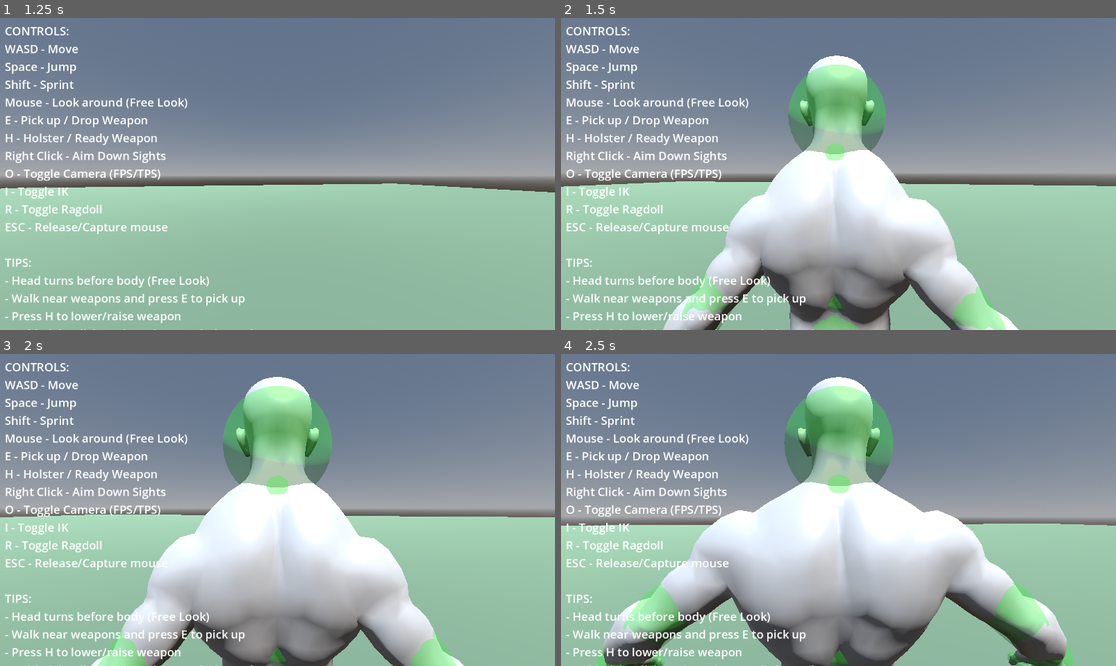
Above: before the commit, frames 1-4 (two rows, left to right).
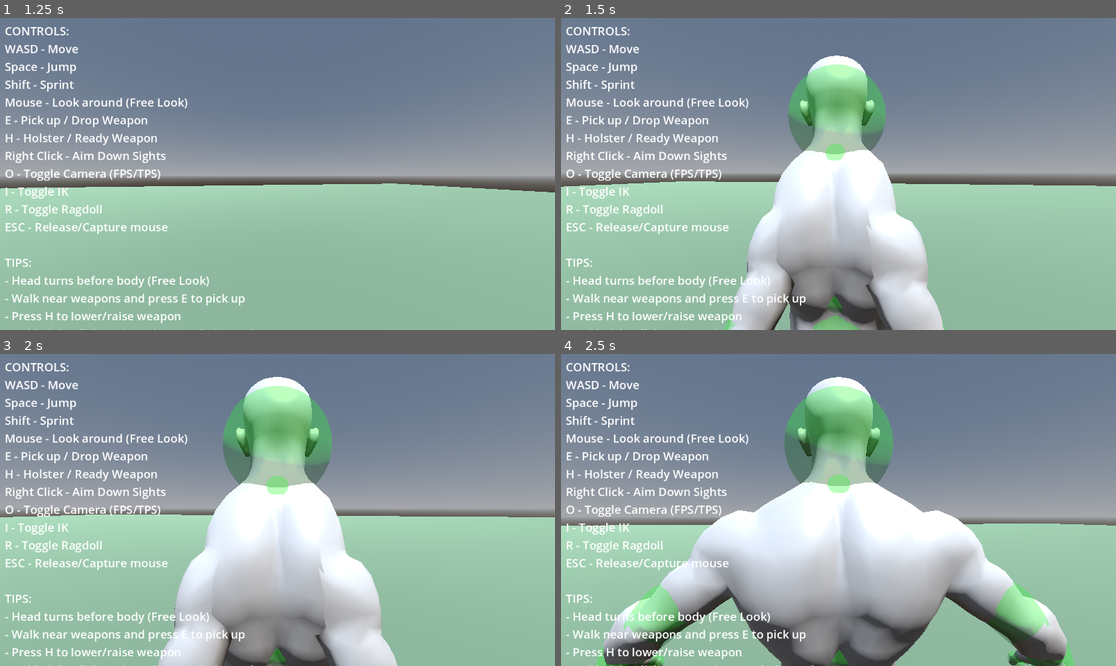
Above: after the commit, the same moments.

Repository: lmf-git/fpsikanimragdoll
Game: Godot game, scene res://world.tscn
Same seed, same stepped clock (60 frames per second), same inputs: the game is played once before the commit and once after it.
Inputs (mouse positions are in pixels of both pictures, inside the frame that each line leads up to):
- Up to frame 1 (1.25 s): tap Enter at 0.5 s; move the mouse to (305, 174) at 0.52 s; hold W (move_forward) from 0.53 s (still down); hold Shift (sprint) from 0.53 s (still down); click (305, 174) at 0.67 s; tap Space (jump) at 0.77 s
- Up to frame 2 (1.5 s): keep holding W (move_forward); move the mouse to (810, 174) at 1.27 s; release Shift (sprint) at 1.28 s; tap O (toggle_camera) at 1.35 s
- Up to frame 3 (2 s): keep holding W (move_forward); tap Space (jump) at 1.52 s
- Up to frame 4 (2.5 s): keep holding W (move_forward); move the mouse to (849, 503) at 2.02 s; hold I (toggle_ik) from 2.03 s (still down)

Frame 1 is identical in both runs. In frame 2, 11% of the frame differs, in the area x 18-83%, y 42-100%; in frame 3, 11%; in frame 4, nothing differs.

Commit message:
Fix weapon glitching when aiming - improve IK responsiveness
BoneAttachment3D setup improvements:
- Add to skeleton tree BEFORE setting bone properties
- Set bone_name and bone_idx after adding to tree
- Explicitly set override_pose = false to ensure it follows bone
- This ensures BoneAttachment3D properly tracks hand bone

IK responsiveness improvements:
- Increased hand IK interpolation: 0.5 → 1.0 (instant solving)
- Increased max_iterations: 10 → 20 (better accuracy)
- Applied to both left and right hand IK
- Eliminates slow lerping that caused glitching

Debug improvements:
- Added tracking output when hand target moves during aiming
- Shows when IK target position changes significantly

Root cause of glitch:
- interpolation = 0.5 meant hand only moved halfway to target each frame
- This caused visible stuttering/glitching as weapon tried to follow
- interpolation = 1.0 means instant IK solve - smooth, responsive movement
- Weapon now instantly follows hand when aiming (no glitch)

Diff:
--- a/character_controller.gd
+++ b/character_controller.gd
@@ -156,10 +156,14 @@
 		if right_hand_bone_id >= 0:
 			right_hand_attachment = BoneAttachment3D.new()
 			right_hand_attachment.name = "RightHandAttachment"
-			right_hand_attachment.bone_name = right_hand_bone_name
-			right_hand_attachment.bone_idx = right_hand_bone_id  # Set bone index for better tracking
+			# Add to skeleton first, then set bone properties
 			skeleton.add_child(right_hand_attachment)
 			right_hand_attachment.owner = self
+			# Set bone name after adding to tree - this is important!
+			right_hand_attachment.bone_name = right_hand_bone_name
+			right_hand_attachment.bone_idx = right_hand_bone_id
+			# Ensure it follows the bone, not override it
+			right_hand_attachment.override_pose = false
 			print("Created BoneAttachment3D for right hand: ", right_hand_bone_name, " (bone_idx: ", right_hand_bone_id, ")")
 			print("  Skeleton: ", skeleton.name, ", Bone global pose: ", skeleton.get_bone_global_pose(right_hand_bone_id).origin)
 
@@ -233,8 +237,8 @@
 		left_hand_ik.name = "LeftHandIK"
 		left_hand_ik.root_bone = "characters3d.com___L_Shoulder"
 		left_hand_ik.tip_bone = "characters3d.com___L_Hand"
-		left_hand_ik.interpolation = 0.5
-		left_hand_ik.max_iterations = 10
+		left_hand_ik.interpolation = 1.0  # Instant IK solving for responsive weapon movement
+		left_hand_ik.max_iterations = 20  # More iterations for better accuracy
 		skeleton.add_child(left_hand_ik)
 		left_hand_ik.set_target_node(left_hand_target.get_path())
 		print("Created LeftHandIK")
@@ -245,8 +249,8 @@
 		right_hand_ik.name = "RightHandIK"
 		right_hand_ik.root_bone = "characters3d.com___R_Shoulder"
 		right_hand_ik.tip_bone = "characters3d.com___R_Hand"
-		right_hand_ik.interpolation = 0.5
-		right_hand_ik.max_iterations = 10
+		right_hand_ik.interpolation = 1.0  # Instant IK solving for responsive weapon movement
+		right_hand_ik.max_iterations = 20  # More iterations for better accuracy
 		skeleton.add_child(right_hand_ik)
 		right_hand_ik.set_target_node(right_hand_target.get_path())
 		print("Created RightHandIK")
@@ -1369,6 +1373,11 @@
 		# This prevents hand from moving left/right when camera orbits in TPS
 		var body_basis = Basis(Vector3.UP, body_rotation_y)  # Character's facing, not camera
 		var target_pos = anchor_transform.origin + body_basis * base_offset
+
+		# DEBUG: Track target movement when state changes
+		if weapon_state == WeaponState.AIMING and right_hand_target.global_position.distance_to(target_pos) > 0.01:
+			print("AIMING: Moving hand target from ", right_hand_target.global_position, " to ", target_pos)
+
 		right_hand_target.global_position = target_pos
 
 	# Update left hand IK target ONLY for two-handed weapons (rifles)
